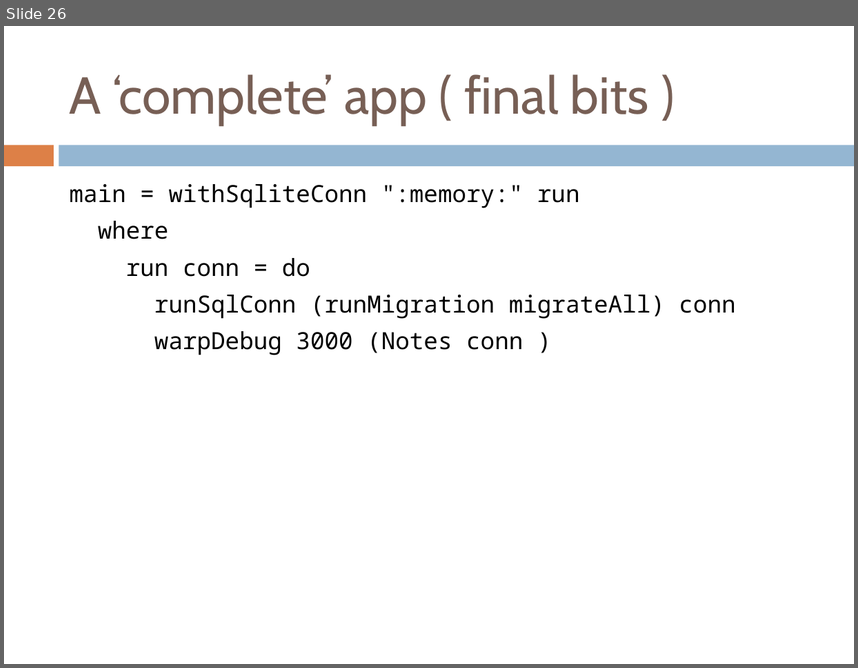
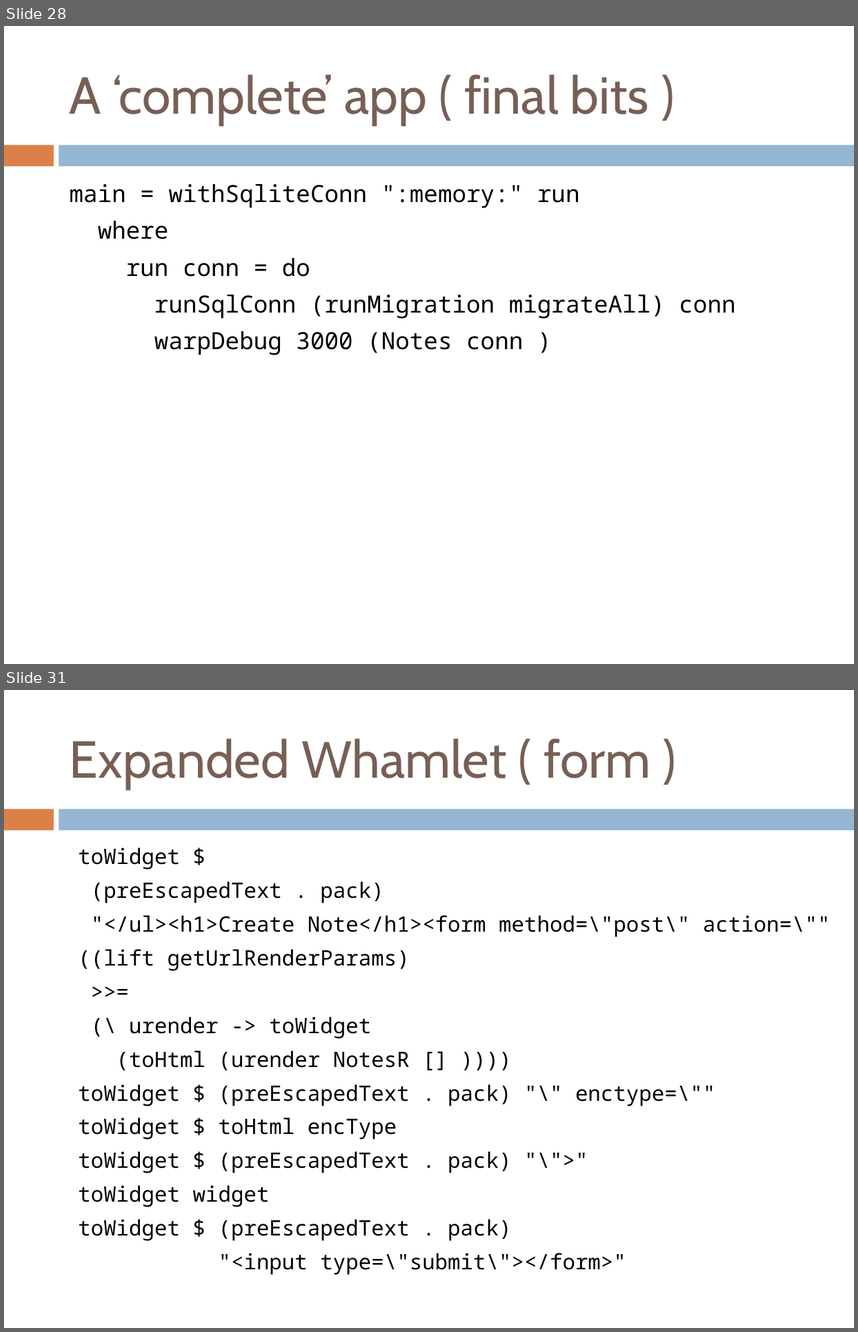
Before and after one commit to benkolera/talk-yesod, a slide deck: TypeSafeWebDevWithYesodAndHaskell.pptx. Shown one above the other, each under a label of ours: slide 26 before the commit, slides 28 and 31 after it; the slides between them are not shown. The pictures are 858x668 and 858x1332 pixels, drawn with LibreOffice and Linux fonts; fonts in the diff are those of the drawing. Boxes give left, top, right and bottom in pixels: in the first picture for what was removed or moved away, otherwise in the second. Text is boxed around its words. In the diff, an @@ line names an element or a change of style, - is before the commit and + after.

```diff
--- a/TypeSafeWebDevWithYesodAndHaskell.pptx
+++ b/TypeSafeWebDevWithYesodAndHaskell.pptx
@@ slide 31 added at [4, 690, 854, 1328], background #FFFFFF; not listed: 2 template elements that a slide beside it also shows @@
@@ title added at [70, 738, 651, 789], 44 pt, text #775F55 @@
+Expanded Whamlet ( form )
@@ text added at [78, 847, 831, 1274], 18 pt, text #000000 @@
+toWidget $
+(preEscapedText . pack)
+"</ul><h1>Create Note</h1><form method=\"post\" action=\""
+((lift getUrlRenderParams)
+>>=
+(\ urender -> toWidget
+(toHtml (urender NotesR [] ))))
+toWidget $ (preEscapedText . pack) "\" enctype=\""
+toWidget $ toHtml encType
+toWidget $ (preEscapedText . pack) "\">"
+toWidget widget
+toWidget $ (preEscapedText . pack)
+"<input type=\"submit\"></form>"
@@ what was slide 26 is now slide 28 @@
```
Also in this commit, not shown: 3 slides changed, 11 other slides added, 3 other files.
